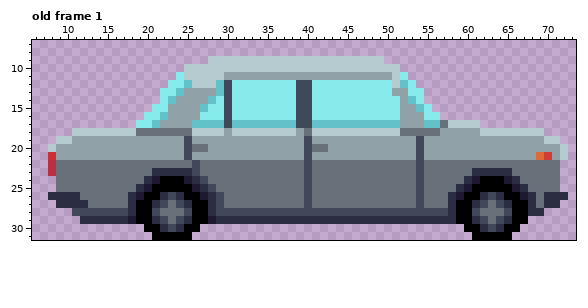
Pixel-art file: Assets/Objects/ExtractionZone.ase. Above is the file before it was changed.
80x32 pixels, 3 frames. Shown: old frame 1: x 6..73, y 7..31. The commit also changed other frames, which this record leaves out.
The result:
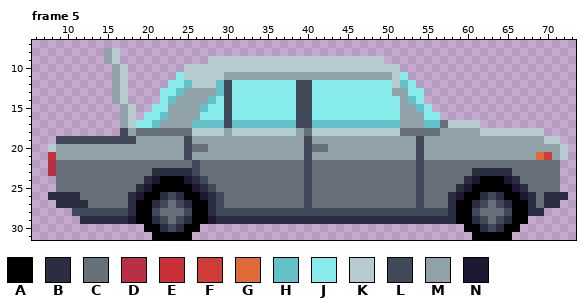
Palette (. is transparent): A #000000  B #2b2e42  C #68717a  D #b92f43  E #c93038  F #ce3d38  G #de6a38  H #63c2c9  J #88ebeb  K #b6cbcf  L #414859  M #90a1a8  N #1f1833
A new or re-ordered frame is compared with the old frame closest to it.
Commit message: added extraction trunk animation
The edit:
frames 3 -> 5
Frame 5 is new; against old frame 1:
y 8..9: x 15..16 .. -> MK
y 10..14: x 16..17 .. -> MK
y 15..17: x 17..18 .. -> MK
y 18: x 11..18 KKKKKKKK -> ......LM
y 19: x 9..18 KKMMMMMMMM -> LLLLLLLLLL
Boxes around the changes in both pictures, in picture pixels (x1, y1, x2, y2):
changed: (56, 48, 136, 144)
